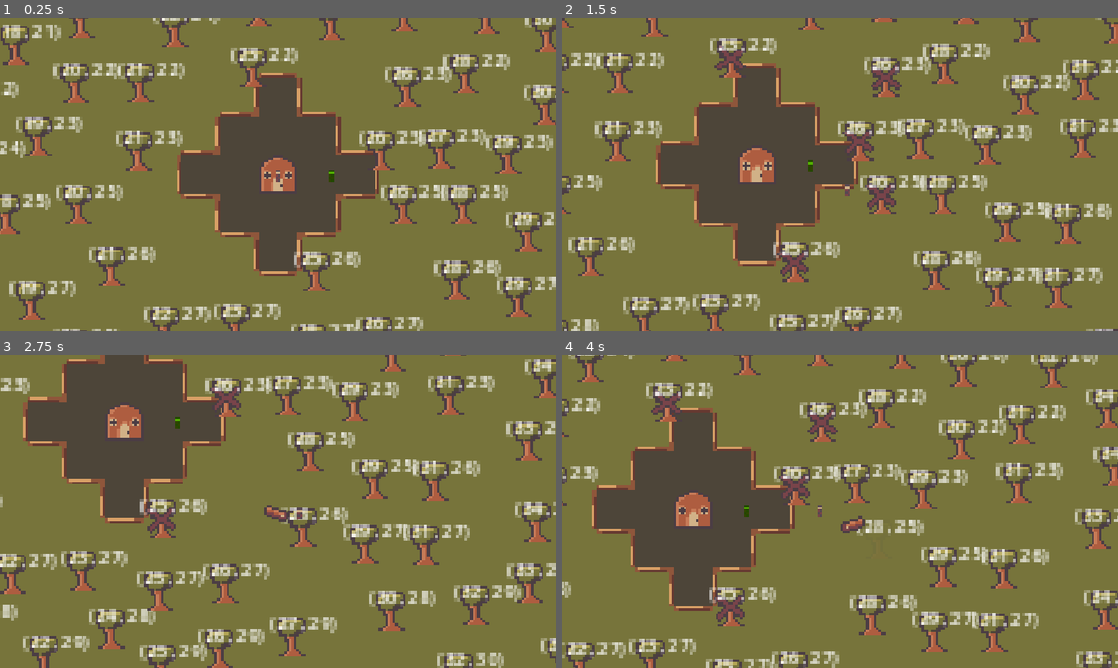
Above: before the commit, frames 1-4 (two rows, left to right).
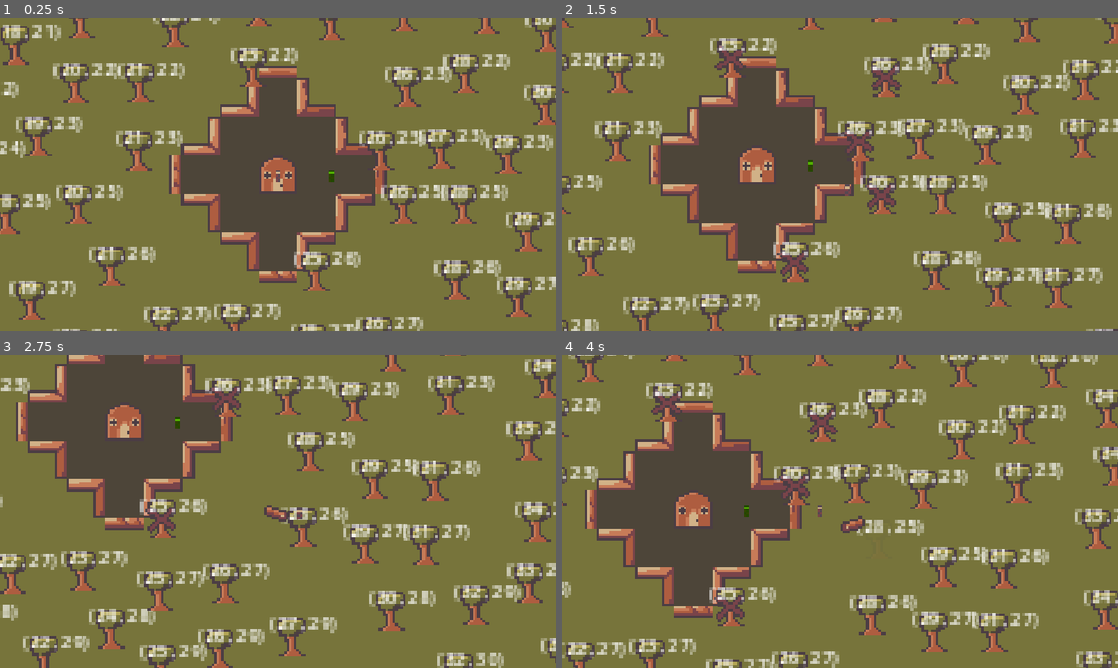
Above: after the commit, the same moments.

Repository: jacksonmist/DeforestStation
Game: Godot game, scene res://Scenes/Root.tscn
The game is run twice, just before and just after one commit, with the same random seed, the same clock (stepped at 60 frames per second) and the same inputs.
Inputs (mouse positions are in pixels of both pictures, inside the frame that each line leads up to):
- Up to frame 1 (0.25 s): no input
- Up to frame 2 (1.5 s): tap Enter at 0.5 s; move the mouse to (840, 174) at 0.52 s; press the mouse at (840, 174) at 0.53 s; hold D (Right) 0.53-1.28 s; move the mouse to (728, 190) at 1.27 s; release the mouse at (728, 190) at 1.28 s; hold S (Down) from 1.28 s (still down); click (728, 190) at 1.35 s
- Up to frame 3 (2.75 s): move the mouse to (333, 442) at 2.02 s; release S (Down) at 2.03 s; press the mouse at (333, 442) at 2.03 s; hold D (Right) from 2.03 s (still down)
- Up to frame 4 (4 s): move the mouse to (812, 574) at 2.77 s; release D (Right) at 2.78 s; release the mouse at (812, 574) at 2.78 s; hold W (Up) 2.78-3.53 s; click (812, 574) at 2.85 s; move the mouse to (1006, 558) at 3.52 s; press the mouse at (1006, 558) at 3.53 s; hold A (Left) from 3.53 s (still down)

The runs differ from the first frame. In frame 1, 4.3% of the frame differs, in the area x 30-70%, y 15-85%; in frame 2, 4.1%; in frame 3, 3.6%; in frame 4, 4.2%.

Commit message:
Updated wall objects

Diff:
--- a/Scenes/Root.tscn
+++ b/Scenes/Root.tscn
@@ -3,8 +3,6 @@
 [ext_resource type="Texture2D" uid="uid://dhat3ipmnjj1a" path="res://Sprites/BasicGroundTexture.png" id="1_y1djv"]
 [ext_resource type="Texture2D" uid="uid://cu8cbxhf23tdt" path="res://Sprites/StationFloor.png" id="2_t0qco"]
 [ext_resource type="Script" uid="uid://dix58tw62qy4c" path="res://Scripts/ground_map.gd" id="3_75oan"]
-[ext_resource type="Texture2D" uid="uid://d4huknsj0y0q2" path="res://WallBitMask.tres" id="4_fauc5"]
-[ext_resource type="Script" uid="uid://djgieej3j6nfl" path="res://Scripts/wall_map.gd" id="5_yiytj"]
 [ext_resource type="Script" uid="uid://brclpklxi4iph" path="res://Scripts/pds_manager.gd" id="6_626no"]
 [ext_resource type="Script" uid="uid://uds2sukswpu" path="res://Scripts/grid_manager.gd" id="7_6ebx2"]
 [ext_resource type="Texture2D" uid="uid://eu8e1ajk145w" path="res://Sprites/BasicHouse.png" id="8_difym"]
@@ -16,6 +14,15 @@
 [ext_resource type="PackedScene" uid="uid://duxbbfus1ti24" path="res://Scenes/friendly_attack_circle.tscn" id="13_75oan"]
 [ext_resource type="Script" uid="uid://bdk6tyr748nlp" path="res://Scripts/lumberjack.gd" id="15_75oan"]
 [ext_resource type="Texture2D" uid="uid://bgxie15kcisp8" path="res://Sprites/lumberjack.png" id="15_fauc5"]
+[ext_resource type="Script" uid="uid://0er3lf37txt3" path="res://Scripts/wall_manager.gd" id="17_yiytj"]
+[ext_resource type="PackedScene" uid="uid://b1mrwso64rt0p" path="res://Scenes/Walls/nh_wall.tscn" id="18_7f8yv"]
+[ext_resource type="PackedScene" uid="uid://bqkooc4x12xdd" path="res://Scenes/Walls/ev_wall.tscn" id="19_ve1ck"]
+[ext_resource type="PackedScene" uid="uid://ybcisskitqda" path="res://Scenes/Walls/sh_wall.tscn" id="20_m1xq0"]
+[ext_resource type="PackedScene" uid="uid://l6gea42fapkk" path="res://Scenes/Walls/wv_wall.tscn" id="21_jcrtk"]
+[ext_resource type="PackedScene" uid="uid://bakp2uylxujxy" path="res://Scenes/Walls/neinv_wall.tscn" id="22_8btxg"]
+[ext_resource type="PackedScene" uid="uid://i1d60enxi5n4" path="res://Scenes/Walls/seinv_wall.tscn" id="23_lbgny"]
+[ext_resource type="PackedScene" uid="uid://bgfjew1keeat4" path="res://Scenes/Walls/swinv_wall.tscn" id="24_asw58"]
+[ext_resource type="PackedScene" uid="uid://cegd77rb4u3em" path="res://Scenes/Walls/nwinv_wall.tscn" id="25_rcb2t"]
 
 [sub_resource type="TileSetAtlasSource" id="TileSetAtlasSource_g1ltr"]
 texture = ExtResource("1_y1djv")
@@ -28,20 +35,6 @@
 [sub_resource type="TileSet" id="TileSet_ltfbr"]
 sources/0 = SubResource("TileSetAtlasSource_g1ltr")
 sources/1 = SubResource("TileSetAtlasSource_ebfx1")
-
-[sub_resource type="TileSetAtlasSource" id="TileSetAtlasSource_2qvp8"]
-texture = ExtResource("4_fauc5")
-0:0/0 = 0
-1:0/0 = 0
-2:0/0 = 0
-0:1/0 = 0
-2:1/0 = 0
-0:2/0 = 0
-1:2/0 = 0
-2:2/0 = 0
-
-[sub_resource type="TileSet" id="TileSet_4bev8"]
-sources/1 = SubResource("TileSetAtlasSource_2qvp8")
 
 [sub_resource type="RectangleShape2D" id="RectangleShape2D_4bev8"]
 
@@ -59,14 +52,21 @@
 script = ExtResource("3_75oan")
 pds_manager = NodePath("PoissonDiscSampler")
 
-[node name="WallMap" type="TileMapLayer" parent="GroundMap" unique_id=1622866128]
-tile_set = SubResource("TileSet_4bev8")
-script = ExtResource("5_yiytj")
-
 [node name="PoissonDiscSampler" type="Node" parent="GroundMap" unique_id=650709598 node_paths=PackedStringArray("ground_map", "tree_manager")]
 script = ExtResource("6_626no")
 ground_map = NodePath("..")
 tree_manager = NodePath("../../TreeManager")
+
+[node name="WallManager" type="Node" parent="GroundMap" unique_id=53144409]
+script = ExtResource("17_yiytj")
+N_wall = ExtResource("18_7f8yv")
+E_wall = ExtResource("19_ve1ck")
+S_wall = ExtResource("20_m1xq0")
+W_wall = ExtResource("21_jcrtk")
+NE_wall = ExtResource("22_8btxg")
+SE_wall = ExtResource("23_lbgny")
+SW_wall = ExtResource("24_asw58")
+NW_wall = ExtResource("25_rcb2t")
 
 [node name="TreeManager" type="Node" parent="." unique_id=1309576017 node_paths=PackedStringArray("grid_manager", "house")]
 script = ExtResource("10_dtygg")
@@ -75,11 +75,11 @@
 grid_manager = NodePath("../GridManager")
 house = NodePath("../House")
 
-[node name="GridManager" type="Node" parent="." unique_id=366981937 node_paths=PackedStringArray("tree_manager", "ground_map", "wall_map")]
+[node name="GridManager" type="Node" parent="." unique_id=366981937 node_paths=PackedStringArray("tree_manager", "ground_map", "wall_manager")]
 script = ExtResource("7_6ebx2")
 tree_manager = NodePath("../TreeManager")
 ground_map = NodePath("../GroundMap")
-wall_map = NodePath("../GroundMap/WallMap")
+wall_manager = NodePath("../GroundMap/WallManager")
 
 [node name="House" type="Area2D" parent="." unique_id=859446054 node_paths=PackedStringArray("ground_map", "grid")]
 texture_filter = 1
--- /dev/null
+++ b/Scenes/Walls/ev_wall.tscn
@@ -0,0 +1,19 @@
+[gd_scene format=3 uid="uid://bqkooc4x12xdd"]
+
+[ext_resource type="Texture2D" uid="uid://n8tfc07m78jm" path="res://Sprites/Walls/EVWall.png" id="1_2hi4b"]
+[ext_resource type="Script" uid="uid://c1b07x6ws2jrs" path="res://Scripts/wall.gd" id="1_f7tdo"]
+
+[sub_resource type="RectangleShape2D" id="RectangleShape2D_fauc5"]
+size = Vector2(9, 20)
+
+[node name="EVWall" type="Area2D" unique_id=19776424]
+collision_layer = 33
+collision_mask = 0
+script = ExtResource("1_f7tdo")
+
+[node name="CollisionShape2D" type="CollisionShape2D" parent="." unique_id=583963234]
+position = Vector2(-5.5, 0)
+shape = SubResource("RectangleShape2D_fauc5")
+
+[node name="Sprite2D" type="Sprite2D" parent="." unique_id=795924912]
+texture = ExtResource("1_2hi4b")
--- /dev/null
+++ b/Scenes/Walls/neinv_wall.tscn
@@ -0,0 +1,19 @@
+[gd_scene format=3 uid="uid://bakp2uylxujxy"]
+
+[ext_resource type="Texture2D" uid="uid://k76t88m1xh5q" path="res://Sprites/Walls/NEINVWall.png" id="1_bnhh4"]
+[ext_resource type="Script" uid="uid://c1b07x6ws2jrs" path="res://Scripts/wall.gd" id="1_ix2hg"]
+
+[sub_resource type="RectangleShape2D" id="RectangleShape2D_fauc5"]
+size = Vector2(21, 20)
+
+[node name="NEINVWall" type="Area2D" unique_id=705641820]
+collision_layer = 33
+collision_mask = 0
+script = ExtResource("1_ix2hg")
+
+[node name="CollisionShape2D" type="CollisionShape2D" parent="." unique_id=2001203422]
+position = Vector2(0.5, 0)
+shape = SubResource("RectangleShape2D_fauc5")
+
+[node name="Sprite2D" type="Sprite2D" parent="." unique_id=1216909187]
+texture = ExtResource("1_bnhh4")
--- /dev/null
+++ b/Scenes/Walls/nh_wall.tscn
@@ -0,0 +1,19 @@
+[gd_scene format=3 uid="uid://b1mrwso64rt0p"]
+
+[ext_resource type="Script" uid="uid://c1b07x6ws2jrs" path="res://Scripts/wall.gd" id="1_kqsj0"]
+[ext_resource type="Texture2D" uid="uid://dq53sel1cfjyi" path="res://Sprites/Walls/NHWall.png" id="1_rjock"]
+
+[sub_resource type="RectangleShape2D" id="RectangleShape2D_fauc5"]
+size = Vector2(20, 9)
+
+[node name="NHWall" type="Area2D" unique_id=894483231]
+collision_layer = 33
+collision_mask = 0
+script = ExtResource("1_kqsj0")
+
+[node name="CollisionShape2D" type="CollisionShape2D" parent="." unique_id=115562556]
+position = Vector2(0, 5.5)
+shape = SubResource("RectangleShape2D_fauc5")
+
+[node name="Sprite2D" type="Sprite2D" parent="." unique_id=1351434149]
+texture = ExtResource("1_rjock")
--- /dev/null
+++ b/Scenes/Walls/nwinv_wall.tscn
@@ -0,0 +1,19 @@
+[gd_scene format=3 uid="uid://cegd77rb4u3em"]
+
+[ext_resource type="Script" uid="uid://c1b07x6ws2jrs" path="res://Scripts/wall.gd" id="1_dt568"]
+[ext_resource type="Texture2D" uid="uid://lr2uliguuxs6" path="res://Sprites/Walls/NWINVWall.png" id="1_qj4vc"]
+
+[sub_resource type="RectangleShape2D" id="RectangleShape2D_fauc5"]
+size = Vector2(21, 20)
+
+[node name="NWINVWall" type="Area2D" unique_id=808887039]
+collision_layer = 33
+collision_mask = 0
+script = ExtResource("1_dt568")
+
+[node name="CollisionShape2D" type="CollisionShape2D" parent="." unique_id=602230163]
+position = Vector2(0.5, 0)
+shape = SubResource("RectangleShape2D_fauc5")
+
+[node name="Sprite2D" type="Sprite2D" parent="." unique_id=975429905]
+texture = ExtResource("1_qj4vc")
--- /dev/null
+++ b/Scenes/Walls/seinv_wall.tscn
@@ -0,0 +1,19 @@
+[gd_scene format=3 uid="uid://i1d60enxi5n4"]
+
+[ext_resource type="Texture2D" uid="uid://tqgtj8tej84c" path="res://Sprites/Walls/SEINVWall.png" id="1_4l1o1"]
+[ext_resource type="Script" uid="uid://c1b07x6ws2jrs" path="res://Scripts/wall.gd" id="1_ikep0"]
+
+[sub_resource type="RectangleShape2D" id="RectangleShape2D_fauc5"]
+size = Vector2(21, 20)
+
+[node name="SEINVWall" type="Area2D" unique_id=1037601829]
+collision_layer = 33
+collision_mask = 0
+script = ExtResource("1_ikep0")
+
+[node name="CollisionShape2D" type="CollisionShape2D" parent="." unique_id=966146832]
+position = Vector2(0.5, 0)
+shape = SubResource("RectangleShape2D_fauc5")
+
+[node name="Sprite2D" type="Sprite2D" parent="." unique_id=738222481]
+texture = ExtResource("1_4l1o1")
--- /dev/null
+++ b/Scenes/Walls/sh_wall.tscn
@@ -0,0 +1,19 @@
+[gd_scene format=3 uid="uid://ybcisskitqda"]
+
+[ext_resource type="Script" uid="uid://c1b07x6ws2jrs" path="res://Scripts/wall.gd" id="1_ctot8"]
+[ext_resource type="Texture2D" uid="uid://dpyo5ajkso1e" path="res://Sprites/Walls/SHWall.png" id="1_ri0ft"]
+
+[sub_resource type="RectangleShape2D" id="RectangleShape2D_fauc5"]
+size = Vector2(21, 9)
+
+[node name="SHWall" type="Area2D" unique_id=1291883185]
+collision_layer = 33
+collision_mask = 0
+script = ExtResource("1_ctot8")
+
+[node name="CollisionShape2D" type="CollisionShape2D" parent="." unique_id=1432480661]
+position = Vector2(0.5, -5.5)
+shape = SubResource("RectangleShape2D_fauc5")
+
+[node name="Sprite2D" type="Sprite2D" parent="." unique_id=1360207215]
+texture = ExtResource("1_ri0ft")
--- /dev/null
+++ b/Scenes/Walls/swinv_wall.tscn
@@ -0,0 +1,19 @@
+[gd_scene format=3 uid="uid://bgfjew1keeat4"]
+
+[ext_resource type="Script" uid="uid://c1b07x6ws2jrs" path="res://Scripts/wall.gd" id="1_51aug"]
+[ext_resource type="Texture2D" uid="uid://blwlkac4hqvw5" path="res://Sprites/Walls/SWINVWall.png" id="1_aq3gb"]
+
+[sub_resource type="RectangleShape2D" id="RectangleShape2D_fauc5"]
+size = Vector2(21, 20)
+
+[node name="SWINVWall" type="Area2D" unique_id=1167158250]
+collision_layer = 33
+collision_mask = 0
+script = ExtResource("1_51aug")
+
+[node name="CollisionShape2D" type="CollisionShape2D" parent="." unique_id=1581255986]
+position = Vector2(0.5, 0)
+shape = SubResource("RectangleShape2D_fauc5")
+
+[node name="Sprite2D" type="Sprite2D" parent="." unique_id=326005138]
+texture = ExtResource("1_aq3gb")
--- /dev/null
+++ b/Scenes/Walls/wv_wall.tscn
@@ -0,0 +1,19 @@
+[gd_scene format=3 uid="uid://l6gea42fapkk"]
+
+[ext_resource type="Texture2D" uid="uid://dy36j7ktqjai" path="res://Sprites/Walls/WVWall.png" id="1_0l74w"]
+[ext_resource type="Script" uid="uid://c1b07x6ws2jrs" path="res://Scripts/wall.gd" id="1_cg0f5"]
+
+[sub_resource type="RectangleShape2D" id="RectangleShape2D_fauc5"]
+size = Vector2(11, 20)
+
+[node name="WVWall" type="Area2D" unique_id=212378585]
+collision_layer = 33
+collision_mask = 0
+script = ExtResource("1_cg0f5")
+
+[node name="CollisionShape2D" type="CollisionShape2D" parent="." unique_id=1172098742]
+position = Vector2(5.5, 0)
+shape = SubResource("RectangleShape2D_fauc5")
+
+[node name="Sprite2D" type="Sprite2D" parent="." unique_id=343423009]
+texture = ExtResource("1_0l74w")
--- a/Scripts/grid_manager.gd
+++ b/Scripts/grid_manager.gd
@@ -3,7 +3,7 @@
 var grid: Array[Vector2i]
 @export var tree_manager: TreeManager
 @export var ground_map: GroundMap
-@export var wall_map: WallMap
+@export var wall_manager: WallManager
 
 var station_cells: Dictionary
 var cached_cells: Array[Vector2i]
@@ -56,4 +56,4 @@
 			var neighbor = Vector2i(cell + direction)
 			if not station_cells.has(neighbor):
 				border_cells[neighbor] = true
-	wall_map.place_walls(border_cells, station_cells)
+	wall_manager.place_walls(border_cells, station_cells)
--- /dev/null
+++ b/Scripts/wall.gd
@@ -0,0 +1 @@
+class_name Wall extends Building
--- /dev/null
+++ b/Scripts/wall_manager.gd
@@ -0,0 +1,55 @@
+class_name WallManager extends Node
+
+const N = 1
+const E = 2
+const S = 4
+const W = 8
+
+@export var N_wall: PackedScene
+@export var E_wall: PackedScene
+@export var S_wall: PackedScene
+@export var W_wall: PackedScene
+@export var NE_wall: PackedScene
+@export var SE_wall: PackedScene
+@export var SW_wall: PackedScene
+@export var NW_wall: PackedScene
+
+var walls: Dictionary
+
+func place_walls(border_cells: Dictionary, station_cells: Dictionary):
+	for wall in walls.keys():
+		walls[wall].queue_free()
+	walls.clear()
+	for cell in border_cells:
+		var mask = 0
+		if Vector2i(cell.x, cell.y -1) in station_cells:
+			mask += N
+		if Vector2i(cell.x + 1, cell.y) in station_cells:
+			mask += E
+		if Vector2i(cell.x, cell.y + 1) in station_cells:
+			mask += S
+		if Vector2i(cell.x - 1, cell.y) in station_cells:
+			mask += W
+		var wall_choice: PackedScene
+		match mask:
+			1:
+				wall_choice = S_wall
+			2:
+				wall_choice = W_wall
+			3:
+				wall_choice = SW_wall
+			4:
+				wall_choice = N_wall
+			6:
+				wall_choice = NW_wall
+			8:
+				wall_choice = E_wall
+			9:
+				wall_choice = SE_wall
+			12:
+				wall_choice = NE_wall
+		if wall_choice:
+			var instance = wall_choice.instantiate()
+			add_child(instance)
+			walls[cell] = instance
+			instance.position = (cell - Vector2i(24, 24)) * 16
--- a/project.godot
+++ b/project.godot
@@ -55,6 +55,7 @@
 2d_physics/layer_3="enemy"
 2d_physics/layer_4="tree"
 2d_physics/layer_5="wood"
+2d_physics/layer_6="wall"
 
 [physics]
 
Not shown, added: Scripts/wall.gd.uid
Not shown, added: Scripts/wall_manager.gd.uid
Binary file added: Sprites/Walls/EVWall.png
Not shown, added: Sprites/Walls/EVWall.png.import
Binary file added: Sprites/Walls/NEINVWall.png
Not shown, added: Sprites/Walls/NEINVWall.png.import
Binary file added: Sprites/Walls/NHWall.png
Not shown, added: Sprites/Walls/NHWall.png.import
Binary file added: Sprites/Walls/NWINVWall.png
Not shown, added: Sprites/Walls/NWINVWall.png.import
Binary file added: Sprites/Walls/SEINVWall.png
Not shown, added: Sprites/Walls/SEINVWall.png.import
(and 6 more such lines)
